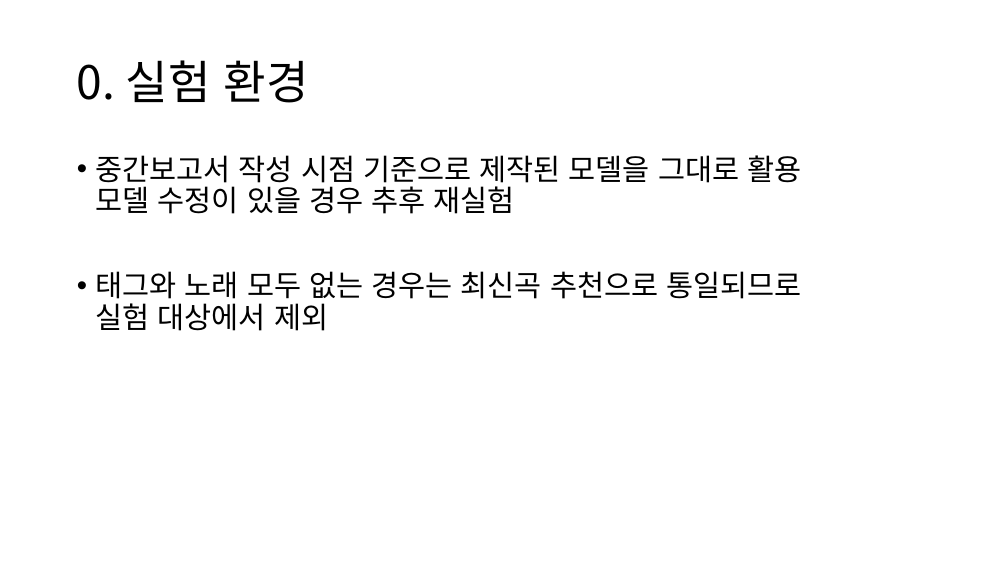
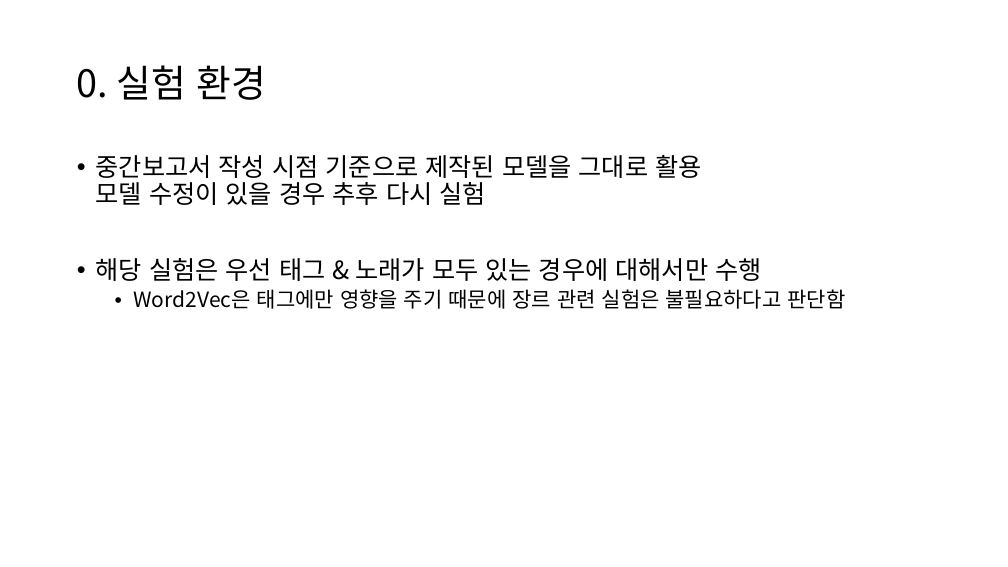
Before and after one commit to LimTurtle/GA_Saronite, a slide deck: slide 3 of src/Test_Model_Gaeul/05_Conclusion.pptx (slide 2 before the commit). Drawn at 1008x567 pixels with LibreOffice and Linux fonts; fonts in the diff are those of the drawing. Boxes give left, top, right and bottom in pixels: in the first picture for what was removed or moved away, otherwise in the second. Text is boxed around its words. In the diff, an @@ line names an element or a change of style, - is before the commit and + after.

```diff
--- a/src/Test_Model_Gaeul/05_Conclusion.pptx
+++ b/src/Test_Model_Gaeul/05_Conclusion.pptx
@@ title "0. 실험 환경" at [77, 65, 267, 100]: size 44 to 36 pt @@
@@ text at [96, 155, 846, 309]: text changed; size 28 to 24 pt @@
-• 중간보고서 작성 시점 기준으로 제작된 모델을 그대로 활용
-  모델 수정이 있을 경우 추후 재실험
-• 태그와 노래 모두 없는 경우는 최신곡 추천으로 통일되므로
-  실험 대상에서 제외
+• 중간보고서 작성 시점 기준으로 제작된 모델을 그대로 활용
+  모델 수정이 있을 경우 추후 다시 실험
+• 해당 실험은 우선 태그 & 노래가 모두 있는 경우에 대해서만 수행
+  • Word2Vec은 태그에만 영향을 주기 때문에 장르 관련 실험은 불필요하다고 판단함
```
Also in this commit, not shown: 2 other slides changed, 5 slides added, 1 slide removed, 4 other files.
